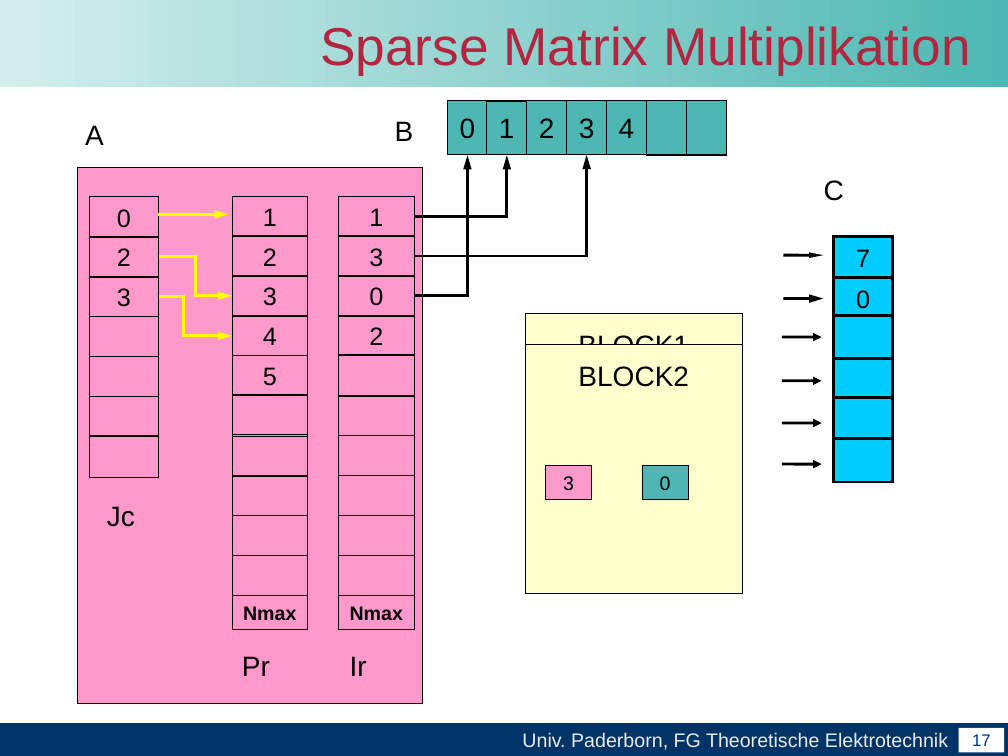
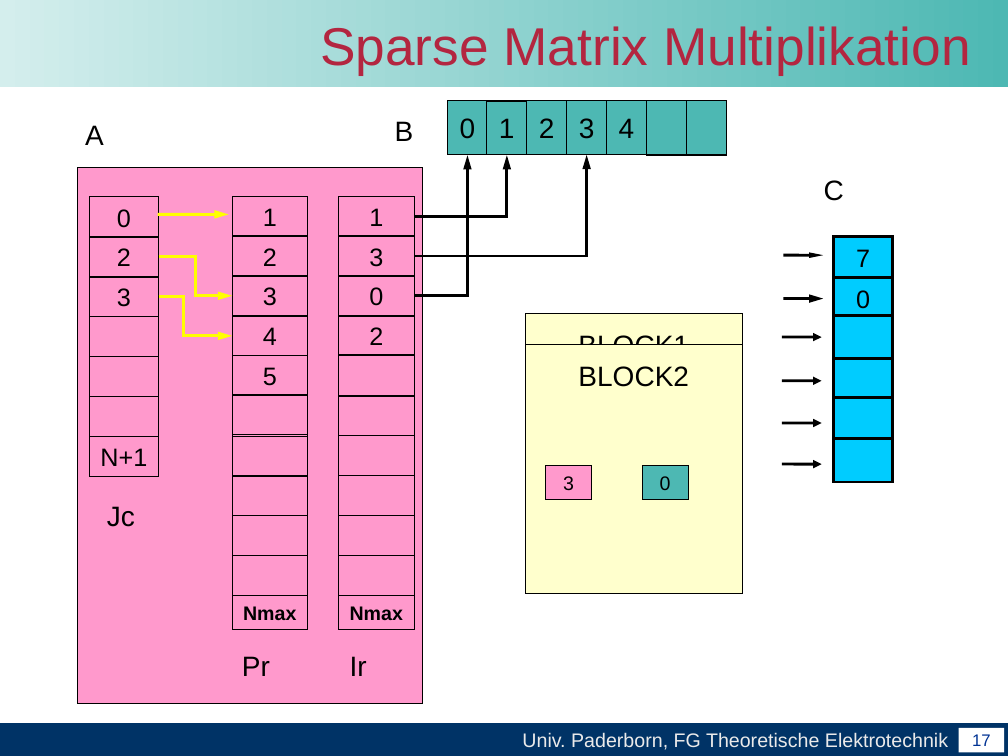
Before and after one commit to unconditional/projektarbeitcuda, a slide deck: slide 17 of Abschlussvortrag/Abschlussvortrag der Projektarbeit CUDA.ppt. Drawn at 1008x756 pixels with LibreOffice and Linux fonts; fonts in the diff are those of the drawing; background and template pictures are left out. Boxes give left, top, right and bottom in pixels: in the first picture for what was removed or moved away, otherwise in the second. Text is boxed around its words. In the diff, an @@ line names an element or a change of style, - is before the commit and + after.

```diff
--- a/Abschlussvortrag/Abschlussvortrag der Projektarbeit CUDA.ppt
+++ b/Abschlussvortrag/Abschlussvortrag der Projektarbeit CUDA.ppt
@@ text in rectangle at [100, 448, 147, 466]: text added @@
+N+1
```
Also in this commit, not shown: 1 other slide changed.
